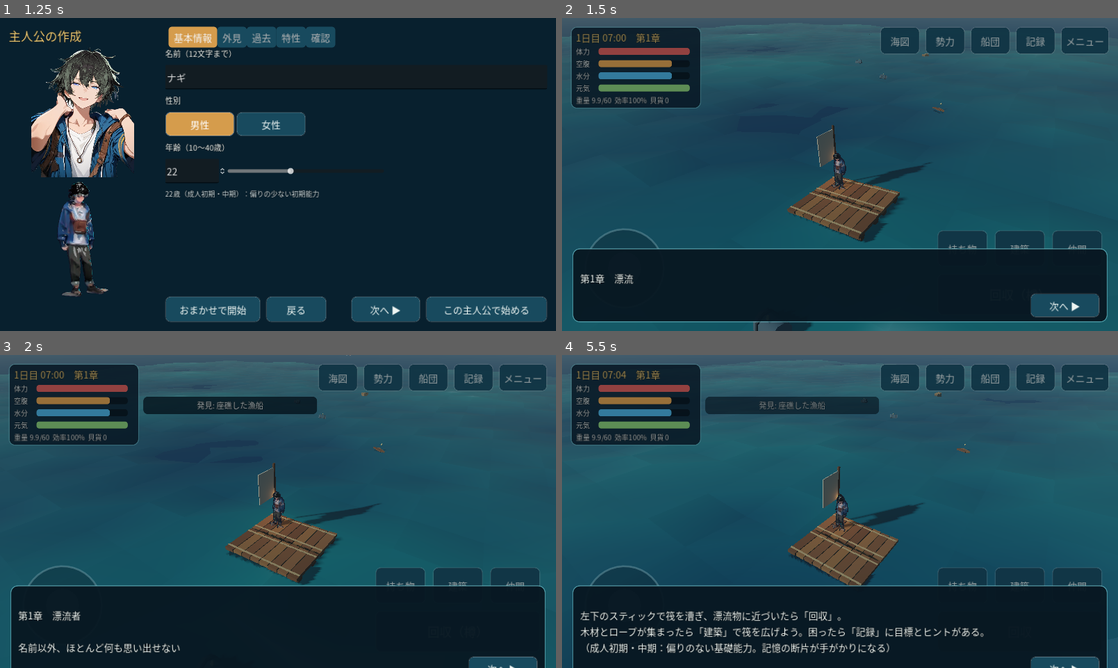
Above: before the commit, frames 1-4 (two rows, left to right).
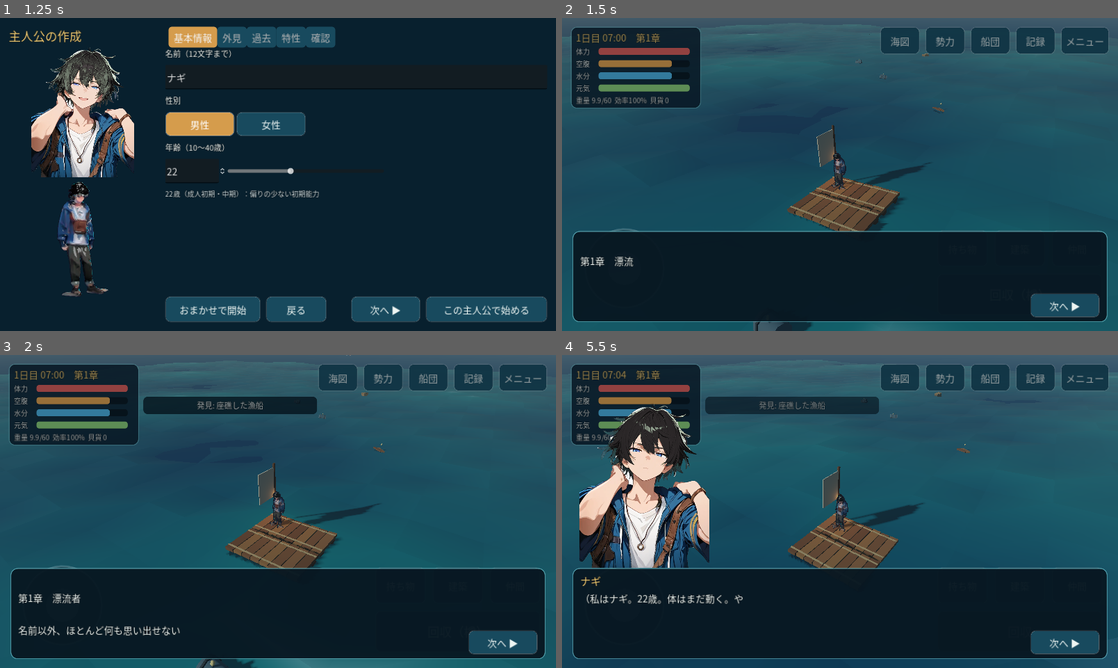
Above: after the commit, the same moments.

Repository: hiirocreate/Ocean-Frontier
Game: Godot game, scene res://scenes/main/main_menu.tscn
Same seed, same stepped clock (60 frames per second), same inputs: the game is played once before the commit and once after it.
Inputs (mouse positions are in pixels of both pictures, inside the frame that each line leads up to):
- Up to frame 1 (1.25 s): click "はじめから" at 0.5 s
- Up to frame 2 (1.5 s): click "おまかせで開始" at 1.25 s
- Up to frame 3 (2 s): no input
- Up to frame 4 (5.5 s): drag from (840, 511) to (895, 442) at 2.02 s; click "持ち物" at 2.75 s; click "建築" at 3.5 s; click "仲間" at 4.25 s; click "海図" at 5 s

Frame 1 is identical in both runs. In frame 2, 6.2% of the frame differs, in the area x 1-99%, y 68-98%; in frame 3, 11%; in frame 4, 21%, in the area x 1-99%, y 15-100%.

Commit message:
文字・枠を画面内に固定し、衣装の色をフードにも反映
- 会話枠を固定サイズにし、本文は自動縮小・枠内スクロール。長い選択肢は折り返す
- パネルは中身が画面に入らなければ全体を縮小。縦画面では一覧と詳細を上下に配置
- E2E の撮影ごとに表示中の UI が画面内にあるかを自動判定
- 主人公の立ち絵ごとに上着（フード含む）のマスクを作成し、衣装の色を反映。3D は目の高さまで対象

Co-Authored-By: Claude Opus 5.5 <noreply@anthropic.com>
Claude-Session: https://claude.ai/code/session_014hXxcffBFXxDZQBfPqynM9

Diff:
--- a/assets/shaders/portrait_recolor.gdshader
+++ b/assets/shaders/portrait_recolor.gdshader
@@ -2,9 +2,11 @@
 shader_type canvas_item;
 #include "res://assets/shaders/recolor.gdshaderinc"
 
-uniform float body_from_v = 0.45; // 立ち絵の上からこの割合より下を体（衣装の置き換えの対象）とする
+uniform float body_from_v = 0.45; // マスクが無い立ち絵: 上からこの割合より下を体（衣装の置き換えの対象）とする
+uniform bool use_outer_mask = false;
+uniform sampler2D outer_mask : filter_linear; // 上着（フードを含む）の範囲。tools/make_outfit_masks.py で作成（目の青は含まない）
 
 void fragment() {
 	// COLOR には既にテクスチャの色が入っている（二重に掛けないこと）
-	COLOR = vec4(recolor(COLOR.rgb, false, UV.y > body_from_v), COLOR.a);
+	COLOR = vec4(recolor(COLOR.rgb, false, use_outer_mask ? texture(outer_mask, UV).r > 0.5 : UV.y > body_from_v), COLOR.a);
 }
--- a/assets/shaders/toon_cel.gdshader
+++ b/assets/shaders/toon_cel.gdshader
@@ -29,6 +29,7 @@
 uniform float rim_amount : hint_range(0.0, 1.0) = 0.22;
 uniform float rim_strength : hint_range(0.0, 2.0) = 0.35;
 uniform float hair_min_y = 1000.0; // この高さ（モデル座標）より上を頭部として髪色の判定を緩める
+uniform float outer_max_y = 1000.0; // この高さより下を上着の置き換えの対象とする（頭の後ろのフードを含め、目の高さは除く）
 
 varying float v_model_y;
 
@@ -49,7 +50,7 @@
 		c *= COLOR.rgb;
 	}
 	if (hair_recolor || skin_recolor || outer_recolor) {
-		c = rc_to_linear(recolor(rc_to_srgb(c), v_model_y > hair_min_y, v_model_y < hair_min_y)); // 主人公の髪色・肌の色（生成モデルのみ。判定は sRGB）
+		c = rc_to_linear(recolor(rc_to_srgb(c), v_model_y > hair_min_y, v_model_y < outer_max_y)); // 主人公の髪色・肌の色（生成モデルのみ。判定は sRGB）
 	}
 	ALBEDO = c;
 	// 環境光の代わりに一定の底上げ（ambient_light_disabled と組み合わせて階調を崩さない）
--- a/scripts/characters/character_model.gd
+++ b/scripts/characters/character_model.gd
@@ -173,6 +173,7 @@
 	var rc := CharacterArt.recolor_params(_defn)
 	if not rc.is_empty():
 		rc["hair_min_y"] = 1.85 * 0.80  # 生成モデルは身長 1.85（rig_generated_character.py）。上位 20% を頭部とみなす
+		rc["outer_max_y"] = 1.85 * 0.92  # フードは頭の後ろまであるため、目の高さの手前まで上着の色を置き換える
 	Toon.apply(_art, 3.0, 2, rc)
 	_anim = _art.find_child("AnimationPlayer", true, false) as AnimationPlayer
 	if _anim:
--- a/scripts/ui/combat_panel.gd
+++ b/scripts/ui/combat_panel.gd
@@ -46,8 +46,9 @@
 	var p := CombatSystem.player_force(session, terrain)
 	var e := CombatSystem.enemy_force(session, enemy_id)
 	_box.add_child(UiTheme.label("⚔ %sが襲いかかってきた！" % e["name"], 28, Color("ffb0a0")))
-	var h := HBoxContainer.new()
-	h.add_theme_constant_override("separation", 30)
+	var h := BoxContainer.new()
+	h.vertical = Game.portrait  # 縦画面では「こちら／相手」を上下に並べる
+	h.add_theme_constant_override("separation", 30 if not Game.portrait else 10)
 	var left := VBoxContainer.new()
 	left.add_child(UiTheme.label("こちら", 20, UiTheme.C_GOLD))
 	left.add_child(UiTheme.label("攻撃 %d  防御 %d  耐久 %d  士気 %d" % [int(p["attack"]), int(p["defense"]), int(p["hp"]), int(p["morale"])], 17))
--- a/scripts/ui/crew_panel.gd
+++ b/scripts/ui/crew_panel.gd
@@ -32,12 +32,11 @@
 	close.pressed.connect(func(): visible = false)
 	head.add_child(close)
 	v.add_child(head)
-	var h := HBoxContainer.new()
+	var h := BoxContainer.new()
 	h.size_flags_vertical = Control.SIZE_EXPAND_FILL
 	h.add_theme_constant_override("separation", 16)
 	v.add_child(h)
 	var lsc := ScrollContainer.new()
-	lsc.custom_minimum_size = Vector2(230, 0)
 	lsc.horizontal_scroll_mode = ScrollContainer.SCROLL_MODE_DISABLED
 	_list = VBoxContainer.new()
 	_list.size_flags_horizontal = Control.SIZE_EXPAND_FILL
@@ -45,11 +44,13 @@
 	h.add_child(lsc)
 	var dsc := ScrollContainer.new()
 	dsc.size_flags_horizontal = Control.SIZE_EXPAND_FILL
+	dsc.size_flags_vertical = Control.SIZE_EXPAND_FILL
 	dsc.horizontal_scroll_mode = ScrollContainer.SCROLL_MODE_DISABLED
 	_detail = VBoxContainer.new()
 	_detail.size_flags_horizontal = Control.SIZE_EXPAND_FILL
 	dsc.add_child(_detail)
 	h.add_child(dsc)
+	ScreenLayout.split(h, lsc, 230.0)
 
 
 func open() -> void:
--- a/scripts/ui/dialogue_panel.gd
+++ b/scripts/ui/dialogue_panel.gd
@@ -3,12 +3,19 @@
 ## 2Dイラストによる会話画面（仕様11・36）。DialogueRunner の進行を表示し、選択肢を受け付ける。
 
 signal closed(dialogue_id: String)
+
+const BOX_H := 230.0  # 会話の枠の高さ（横画面。下端の余白を含む）
+const BOX_H_PORTRAIT := 330.0
+const TEXT_SIZES := [22, 20, 18, 16]  # 本文が枠に収まるまで順に小さくする
 
 var session: GameSession
 var runner: DialogueRunner
 var portrait: PortraitView
 var _name_label: Label
 var _text_label: Label
+var _text_scroll: ScrollContainer
+var _body: BoxContainer
+var _box: PanelContainer
 var _choices: VBoxContainer
 var _next_button: Button
 var _tween: Tween
@@ -30,28 +37,42 @@
 	portrait.set_anchors_preset(Control.PRESET_BOTTOM_LEFT)
 	portrait.offset_left = 40
 	portrait.offset_right = 340
-	portrait.offset_top = -380 - 150
-	portrait.offset_bottom = -150
-	var box := PanelContainer.new()
-	box.add_theme_stylebox_override("panel", UiTheme.box(Color(0.03, 0.09, 0.13, 0.95), UiTheme.C_PANEL_BORDER, 16, 18))
-	add_child(box)
-	box.set_anchors_preset(Control.PRESET_BOTTOM_WIDE)
-	box.offset_left = 24
-	box.offset_right = -24
-	box.offset_top = -190
-	box.offset_bottom = -20
+	portrait.offset_top = -380 - BOX_H
+	portrait.offset_bottom = -BOX_H
+	# 会話の枠は画面下に固定の大きさで置く。本文が長いときは文字を小さくし、それでも入らなければ枠の中でスクロール
+	_box = PanelContainer.new()
+	_box.add_theme_stylebox_override("panel", UiTheme.box(Color(0.03, 0.09, 0.13, 0.95), UiTheme.C_PANEL_BORDER, 16, 18))
+	_box.clip_contents = true
+	add_child(_box)
+	_box.set_anchors_preset(Control.PRESET_BOTTOM_WIDE)
+	_box.offset_left = 24
+	_box.offset_right = -24
+	_box.offset_top = -BOX_H
+	_box.offset_bottom = -20
 	var v := VBoxContainer.new()
-	box.add_child(v)
+	_box.add_child(v)
 	_name_label = UiTheme.label("", 24, UiTheme.C_GOLD)
+	_name_label.clip_text = true
 	v.add_child(_name_label)
-	_text_label = UiTheme.label("", 22)
+	_body = BoxContainer.new()
+	_body.size_flags_vertical = Control.SIZE_EXPAND_FILL
+	_body.add_theme_constant_override("separation", 12)
+	v.add_child(_body)
+	_text_scroll = ScrollContainer.new()
+	_text_scroll.horizontal_scroll_mode = ScrollContainer.SCROLL_MODE_DISABLED
+	_text_scroll.size_flags_horizontal = Control.SIZE_EXPAND_FILL
+	_text_scroll.size_flags_vertical = Control.SIZE_EXPAND_FILL
+	_body.add_child(_text_scroll)
+	_text_label = UiTheme.label("", TEXT_SIZES[0])
 	_text_label.autowrap_mode = TextServer.AUTOWRAP_WORD_SMART
-	_text_label.size_flags_vertical = Control.SIZE_EXPAND_FILL
-	v.add_child(_text_label)
+	_text_label.size_flags_horizontal = Control.SIZE_EXPAND_FILL
+	_text_scroll.add_child(_text_label)
+	_text_scroll.resized.connect(_fit_text)
 	_next_button = UiTheme.button("次へ ▶", Vector2(160, 56))
 	_next_button.size_flags_horizontal = Control.SIZE_SHRINK_END
+	_next_button.size_flags_vertical = Control.SIZE_SHRINK_END
 	_next_button.pressed.connect(_on_next)
-	v.add_child(_next_button)
+	_body.add_child(_next_button)
 	_choices = VBoxContainer.new()
 	_choices.add_theme_constant_override("separation", 10)
 	_choices.custom_minimum_size = Vector2(440, 0)
@@ -67,28 +88,32 @@
 
 ## 横画面／縦画面の配置。縦画面では選択肢を全幅にし、立ち絵を選択肢の上に置く
 func apply_layout(portrait_mode: bool) -> void:
+	var bh := BOX_H_PORTRAIT if portrait_mode else BOX_H
+	_box.offset_top = -bh
+	# 縦画面は幅が狭いので「次へ」を本文の下に置く
+	_body.vertical = portrait_mode
 	if portrait_mode:
 		portrait.custom_minimum_size = Vector2(360, 460)
 		portrait.offset_left = 24
 		portrait.offset_right = 384
-		portrait.offset_bottom = -480
-		portrait.offset_top = -480 - 460
+		portrait.offset_bottom = -bh - 150
+		portrait.offset_top = -bh - 150 - 460
 		_choices.set_anchors_preset(Control.PRESET_BOTTOM_WIDE)
 		_choices.offset_left = 24
 		_choices.offset_right = -24
-		_choices.offset_bottom = -210
-		_choices.offset_top = -210
+		_choices.offset_bottom = -bh - 16
+		_choices.offset_top = -bh - 16
 	else:
 		portrait.custom_minimum_size = Vector2(300, 380)
 		portrait.offset_left = 40
 		portrait.offset_right = 340
-		portrait.offset_top = -380 - 150
-		portrait.offset_bottom = -150
+		portrait.offset_top = -380 - bh
+		portrait.offset_bottom = -bh
 		_choices.set_anchors_preset(Control.PRESET_BOTTOM_RIGHT)
 		_choices.offset_right = -40
-		_choices.offset_bottom = -210
+		_choices.offset_bottom = -bh - 16
 		_choices.offset_left = -480
-		_choices.offset_top = -210
+		_choices.offset_top = -bh - 16
 	_choices.grow_horizontal = Control.GROW_DIRECTION_BOTH if portrait_mode else Control.GROW_DIRECTION_BEGIN
 	_choices.grow_vertical = Control.GROW_DIRECTION_BEGIN
 
@@ -127,6 +152,8 @@
 			portrait.visible = true
 			portrait.set_character(sp, session.crew.def(sp), str(n.get("expression", "normal")))
 	_text_label.text = str(n.get("text", ""))
+	_fit_text()
+	_text_scroll.scroll_vertical = 0
 	_text_label.visible_ratio = 0.0
 	if _tween:
 		_tween.kill()
@@ -137,9 +164,26 @@
 	var cs := runner.choices()
 	_next_button.visible = cs.is_empty()
 	for c in cs:
-		var b := UiTheme.button(c["text"], Vector2(440, 60))
+		var b := UiTheme.button(c["text"], Vector2(0, 60))
+		b.autowrap_mode = TextServer.AUTOWRAP_WORD_SMART  # 長い選択肢は折り返す（枠の幅は固定）
 		b.pressed.connect(func(): runner.choose(int(c["index"])))
 		_choices.add_child(b)
+
+
+## 本文が枠に収まる最大の文字の大きさにする（最小でも入らなければスクロールで読む）
+func _fit_text() -> void:
+	var w := _text_scroll.size.x
+	if w <= 0.0:
+		return
+	var font := _text_label.get_theme_font("font")
+	var fs: int = TEXT_SIZES[-1]
+	for s in TEXT_SIZES:
+		var h := font.get_multiline_string_size(_text_label.text, HORIZONTAL_ALIGNMENT_LEFT, w, s, -1,
+			TextServer.BREAK_MANDATORY | TextServer.BREAK_WORD_BOUND | TextServer.BREAK_ADAPTIVE).y
+		if h <= _text_scroll.size.y:
+			fs = s
+			break
+	_text_label.add_theme_font_size_override("font_size", fs)
 
 
 func _on_next() -> void:
--- a/scripts/ui/fleet_panel.gd
+++ b/scripts/ui/fleet_panel.gd
@@ -26,24 +26,25 @@
 	close.pressed.connect(func(): visible = false)
 	head.add_child(close)
 	v.add_child(head)
-	var h := HBoxContainer.new()
+	var h := BoxContainer.new()
 	h.size_flags_vertical = Control.SIZE_EXPAND_FILL
 	h.add_theme_constant_override("separation", 16)
 	v.add_child(h)
 	var lsc := ScrollContainer.new()
-	lsc.custom_minimum_size = Vector2(240, 0)
 	_list = VBoxContainer.new()
 	_list.size_flags_horizontal = Control.SIZE_EXPAND_FILL
 	lsc.add_child(_list)
 	h.add_child(lsc)
 	var dsc := ScrollContainer.new()
 	dsc.size_flags_horizontal = Control.SIZE_EXPAND_FILL
+	dsc.size_flags_vertical = Control.SIZE_EXPAND_FILL
 	dsc.horizontal_scroll_mode = ScrollContainer.SCROLL_MODE_DISABLED
 	_detail = VBoxContainer.new()
 	_detail.size_flags_horizontal = Control.SIZE_EXPAND_FILL
 	_detail.add_theme_constant_override("separation", 6)
 	dsc.add_child(_detail)
 	h.add_child(dsc)
+	ScreenLayout.split(h, lsc, 240.0)
 	session.fleet.changed.connect(func(): if visible: refresh())
 
 
--- a/scripts/ui/portrait_view.gd
+++ b/scripts/ui/portrait_view.gd
@@ -28,7 +28,7 @@
 	if CharacterArt.enabled(look):
 		_texture = CharacterArt.portrait(CharacterArt.art_id(id, look), expression)
 		if _texture:
-			material = CharacterArt.portrait_material(look)
+			material = CharacterArt.portrait_material(look, _texture)
 	queue_redraw()
 
 
--- a/scripts/ui/screen_layout.gd
+++ b/scripts/ui/screen_layout.gd
@@ -2,7 +2,8 @@
 extends RefCounted
 ## 画面の向き（横画面／縦画面）への対応。
 ## - 端末の向きに合わせて UI の基準解像度を切り替える（横 1280x720 / 縦 720x1280）
-## - fit() で登録したパネルは、画面より大きくならないよう最小サイズを縮め、位置を付け直す
+## - fit() で登録したパネルは、画面より大きくならないよう最小サイズを縮め、位置を付け直す。
+##   中身がそれでも収まらない場合はパネル全体を縮小し、必ず画面内に収める（中身が変わるたびに再計算）
 ## - 向きが変わると Game.layout_changed(portrait) が送られ、HUD などが配置を切り替える
 
 const LANDSCAPE := Vector2i(1280, 720)
@@ -32,6 +33,7 @@
 	c.set_meta("fit_preset", preset)
 	c.set_meta("fit_margin", margin)
 	c.add_to_group(GROUP)
+	c.minimum_size_changed.connect(_queue_apply.bind(c))
 	if c.is_inside_tree():
 		apply(c)
 	else:
@@ -47,8 +49,36 @@
 	c.size = c.custom_minimum_size
 	c.set_anchors_and_offsets_preset(int(c.get_meta("fit_preset")), Control.PRESET_MODE_MINSIZE, int(c.get_meta("fit_margin")))
 	c.grow_horizontal = Control.GROW_DIRECTION_BOTH
+	# 中身の最小サイズが画面に収まらなければ、配置の基準点（中央・角）を中心に全体を縮小する
+	var need := c.get_combined_minimum_size()
+	var room := vp - Vector2(24.0, 24.0) - Vector2.ONE * 2.0 * float(c.get_meta("fit_margin"))
+	var k := minf(1.0, minf(room.x / maxf(need.x, 1.0), room.y / maxf(need.y, 1.0)))
+	c.pivot_offset = c.size * Vector2(c.anchor_left, c.anchor_top)
+	c.scale = Vector2(k, k)
+
+
+static func _queue_apply(c: Control) -> void:
+	if c.has_meta("fit_queued"):
+		return
+	c.set_meta("fit_queued", true)
+	(func():
+		c.remove_meta("fit_queued")
+		apply(c)).call_deferred()
 
 
 static func apply_all(tree: SceneTree) -> void:
 	for n in tree.get_nodes_in_group(GROUP):
 		apply(n as Control)
+
+
+## 一覧と詳細の2列: 横画面では左右、縦画面では上下に並べる（side は一覧側。横画面の幅／縦画面の高さ）
+static func split(box: BoxContainer, side: Control, side_w := 230.0, side_h := 170.0) -> void:
+	var f := func(p: bool) -> void:
+		if not is_instance_valid(box):
+			return
+		box.vertical = p
+		side.custom_minimum_size = Vector2(0, side_h) if p else Vector2(side_w, 0)
+	var game := (Engine.get_main_loop() as SceneTree).root.get_node_or_null("Game")
+	if game:
+		game.layout_changed.connect(f)
+		f.call(game.portrait)
--- a/scripts/visual/character_art.gd
+++ b/scripts/visual/character_art.gd
@@ -60,7 +60,8 @@
 	return p
 
 
-static func portrait_material(defn: Dictionary) -> ShaderMaterial:
+## tex: 表示する立ち絵。対応する上着のマスク（<立ち絵>_outer.png）があれば、フードを含む上着だけを置き換える
+static func portrait_material(defn: Dictionary, tex: Texture2D = null) -> ShaderMaterial:
 	var p := recolor_params(defn)
 	if p.is_empty():
 		return null
@@ -68,4 +69,18 @@
 	m.shader = RECOLOR_2D
 	for k in p:
 		m.set_shader_parameter(k, p[k])
+	var mask := outer_mask(tex)
+	if mask:
+		m.set_shader_parameter("use_outer_mask", true)
+		m.set_shader_parameter("outer_mask", mask)
+		m.set_shader_parameter("outer_hue_lo", 0.50)
 	return m
+
+
+static func outer_mask(tex: Texture2D) -> Texture2D:
+	if tex == null or tex.resource_path == "":
+		return null
+	var path := tex.resource_path.get_basename() + "_outer.png"
+	if not _cache.has(path):
+		_cache[path] = load(path) if ResourceLoader.exists(path) else null
+	return _cache[path]
--- a/tests/unit/test_character_art.gd
+++ b/tests/unit/test_character_art.gd
@@ -99,3 +99,13 @@
 	var rc := CharacterArt.recolor_params(p.look(d))
 	check(bool(rc.get("outer_recolor", false)), "衣装を変えると上着の色を置き換える")
 	eq((rc["outer_target"] as Color).to_html(false), Color(str(p.look(d)["colors"]["outer"])).to_html(false), "選んだ衣装の色")
+
+
+func test_player_portraits_have_outer_mask() -> void:
+	# 上着（フードを含む）のマスク。無いと衣装の色が顔より下にしか反映されない
+	for g in PlayerProfile.GENDERS:
+		for band in ["young", "youth", "adult", "mature"]:
+			for e in ["normal", "smile", "sad", "surprised"]:
+				var tex := CharacterArt.portrait("player_%s_%s" % [g, band], e)
+				check(CharacterArt.outer_mask(tex) != null, "player_%s_%s_%s の上着マスク" % [g, band, e])
+	check(CharacterArt.outer_mask(null) == null, "立ち絵が無ければマスクも無い")
--- a/tools/smoke_test.gd
+++ b/tools/smoke_test.gd
@@ -28,10 +28,45 @@
 func shot(name: String) -> void:
 	if DisplayServer.get_name() == "headless":
 		return
+	await process_frame
+	var issues := layout_issues()
+	check(issues.is_empty(), "%s: 文字・枠が画面内に収まる%s" % [name, "" if issues.is_empty() else "（" + ", ".join(issues.slice(0, 6)) + "）"])
 	await RenderingServer.frame_post_draw
 	var img := root.get_texture().get_image()
 	img.save_png(shot_dir.path_join(name + ".png"))
 	print("  screenshot: ", name)
+
+
+## 表示中の UI が画面からはみ出していないか（スクロール領域の中身は、スクロール領域自体が収まっていればよい）
+func layout_issues() -> Array[String]:
+	var vp := root.get_visible_rect()
+	var out: Array[String] = []
+	var stack: Array[Node] = [root]
+	while not stack.is_empty():
+		var n: Node = stack.pop_back()
+		if n is CanvasItem and not (n as CanvasItem).visible or n is CanvasLayer and not (n as CanvasLayer).visible or n is SubViewport:
+			continue
+		if n is Control:
+			var c := n as Control
+			var r := c.get_global_rect()
+			if r.size.x > 1.0 and r.size.y > 1.0 and not vp.grow(2.0).encloses(r) and not r.encloses(vp):
+				out.append("%s %s" % [_label_of(c), r])
+			if n is ScrollContainer:
+				continue
+		for ch in n.get_children():
+			stack.append(ch)
+	return out
+
+
+func _label_of(c: Control) -> String:
+	var t := ""
+	if c is Label:
+		t = (c as Label).text
+	elif c is Button:
+		t = (c as Button).text
+	elif c is RichTextLabel:
+		t = (c as RichTextLabel).get_parsed_text()
+	return "%s「%s」" % [c.get_class(), t.substr(0, 12).replace("\n", " ")]
 
 
 func world() -> Node:
@@ -66,6 +101,19 @@
 	cc._trait_checks["observant"].button_pressed = true
 	await frames(10)
 	await shot("00a_creation_basic")
+	# 衣装の色はフードを含む上着全体に反映される（目の青は変えない）
+	cc._gender_buttons["male"].pressed.emit()
+	cc.set_age(17)
+	cc.profile.appearance["outfit"] = "scavenger"
+	cc._refresh()
+	await frames(10)
+	check(CharacterArt.outer_mask(cc._portrait._texture) != null, "立ち絵に上着（フード）のマスクがある")
+	await shot("00a2_creation_outfit")
+	cc.profile.appearance["outfit"] = "castaway"
+	cc._gender_buttons["female"].pressed.emit()
+	cc.set_age(14)
+	cc._refresh()
+	await frames(5)
 	cc._tabs.current_tab = 2
 	await frames(10)
 	await shot("00b_creation_background")
@@ -94,6 +142,23 @@
 			w.hud.dialogue_panel.runner.advance()
 	await frames(3)
 	check(not w.hud.dialogue_panel.visible, "導入を読み終えると閉じる")
+	# 長い本文・長い選択肢でも会話の枠は固定の大きさで画面内に収まる
+	var dp: DialoguePanel = w.hud.dialogue_panel
+	var long_text := "潮の流れが変わった。".repeat(24)
+	dp.open_inline("layout_test", {"start": {"speaker": "narrator", "text": long_text, "next": "q"},
+		"q": {"speaker": "player", "text": "どうする？", "choices": [
+			{"text": "長い選択肢の文章でも枠の幅で折り返して最後まで読めるようにする（ここまで）", "next": "end"},
+			{"text": "短い選択肢", "next": "end"}]}})
+	await frames(4)
+	var box_rect: Rect2 = dp._box.get_global_rect()
+	await shot("02b_long_dialogue")
+	check(int(dp._text_label.get_theme_font_size("font_size")) < DialoguePanel.TEXT_SIZES[0], "長い本文は文字を小さくして枠に収める")
+	dp.runner.advance()
+	await frames(4)
+	check(dp._box.get_global_rect() == box_rect, "会話の枠の大きさは本文の長さで変わらない")
+	await shot("02c_long_choice")
+	dp.runner.choose(1)
+	await frames(2)
 	game.settings["quality"] = "high"
 	game.quality_changed()
 	s.clock.total_minutes = 9 * 60.0
@@ -206,7 +271,13 @@
 	check(w.hud._building_panel.visible, "建築物をタップすると操作パネルが開く")
 	await shot("05c_building_panel")
 	var water0 := s.inventory.count("water_bottle")
-	s.harvest(s.raft.building_at(btile))
+	var buid := s.raft.building_at(btile)
+	# 設置の完了時刻は作業の進み具合で前後するため、1つできあがるまで時間を進める（最大 5 時間）
+	for i in 10:
+		if int(s.raft.buildings[buid]["stored"]) > 0:
+			break
+		s.advance(30)
+	s.harvest(buid)
 	check(s.inventory.count("water_bottle") >= water0 + 1, "浄水器から水を収穫")
 	w.hud.hide_building_panel()
 
Binary file added: assets/characters/portraits/player_female_adult_normal_outer.png
Not shown, added: assets/characters/portraits/player_female_adult_normal_outer.png.import
Binary file added: assets/characters/portraits/player_female_adult_sad_outer.png
Not shown, added: assets/characters/portraits/player_female_adult_sad_outer.png.import
Binary file added: assets/characters/portraits/player_female_adult_smile_outer.png
Not shown, added: assets/characters/portraits/player_female_adult_smile_outer.png.import
Binary file added: assets/characters/portraits/player_female_adult_surprised_outer.png
Not shown, added: assets/characters/portraits/player_female_adult_surprised_outer.png.import
Binary file added: assets/characters/portraits/player_female_mature_normal_outer.png
Not shown, added: assets/characters/portraits/player_female_mature_normal_outer.png.import
Binary file added: assets/characters/portraits/player_female_mature_sad_outer.png
Not shown, added: assets/characters/portraits/player_female_mature_sad_outer.png.import
(and 56 more such lines)
